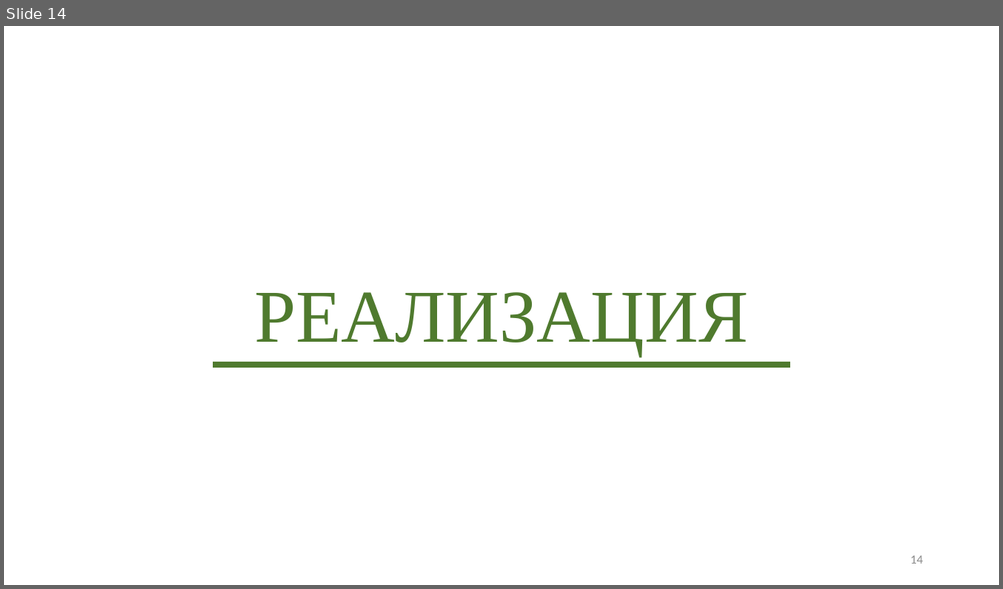
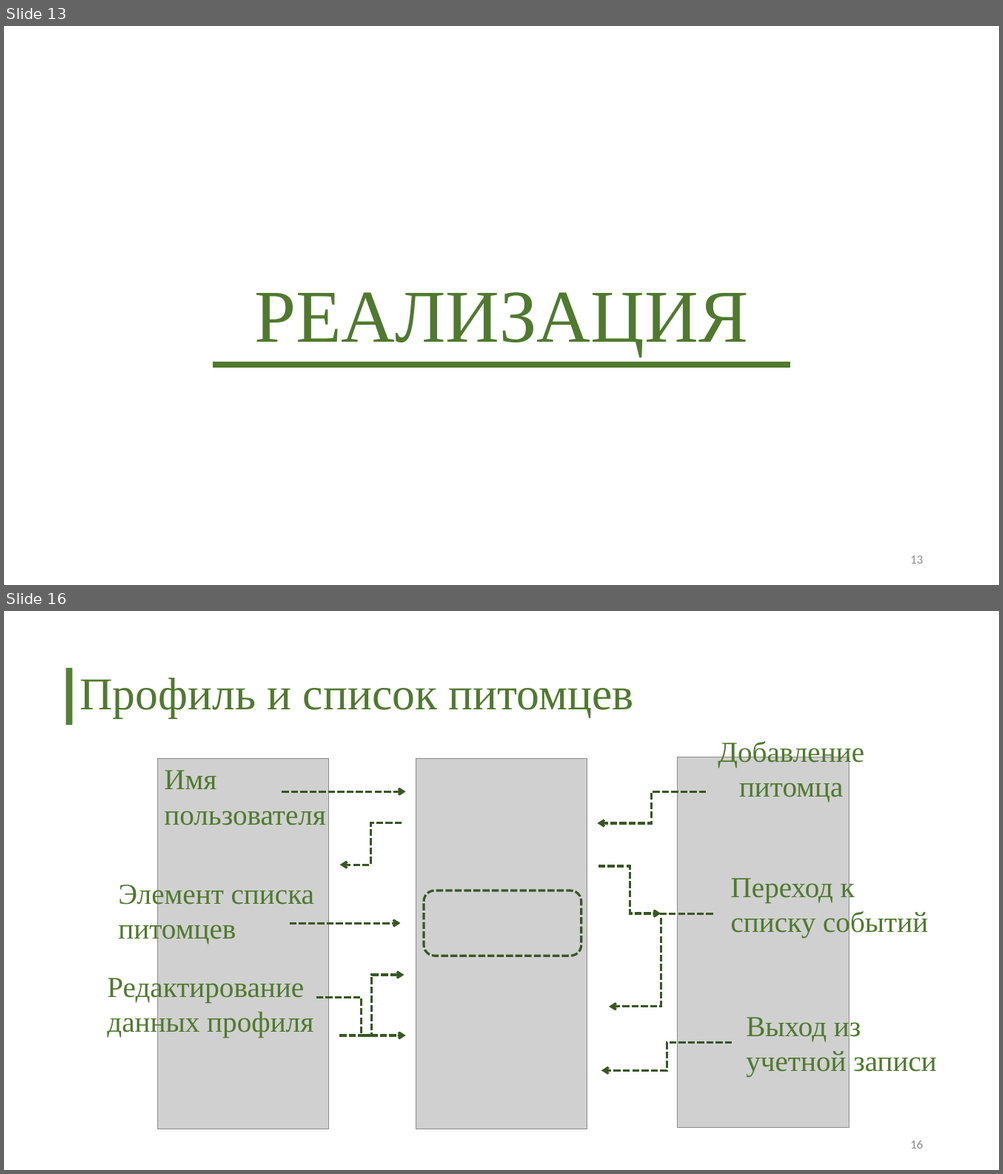
Before and after one commit to polyafedosova/TP-5.2-5, a slide deck: Documentation/Презентация.pptx. Shown one above the other, each under a label of ours: slide 14 before the commit, slides 13 and 16 after it; the slides between them are not shown. The pictures are 1003x589 and 1003x1174 pixels, drawn with LibreOffice and Linux fonts; fonts in the diff are those of the drawing; grey boxes stand for pictures. Boxes give left, top, right and bottom in pixels: in the first picture for what was removed or moved away, otherwise in the second. Text is boxed around its words. In the diff, an @@ line names an element or a change of style, - is before the commit and + after.

```diff
--- a/Documentation/Презентация.pptx
+++ b/Documentation/Презентация.pptx
@@ slide 16 added at (4,611,999,1170), background #FFFFFF @@
@@ rectangle added at (65,668,72,725), fill #548235 @@
@@ title added at (79,678,634,718), 44 pt, text #4F7A2E @@
+Профиль и список питомцев
@@ text added at (717,740,864,803), 28 pt, text #4F7A2E @@
+Добавление питомца
@@ picture added at (158,759,329,1130) @@
@@ picture added at (416,759,586,1130) @@
@@ picture added at (677,758,848,1128) @@
@@ text added at (164,770,326,826), 28 pt, text #4F7A2E @@
+Имя пользователя
@@ arrow added from (282, 792) to (405, 792), #385723 2.25 pt dashed @@
@@ elbow arrow added from (706, 792) to (597, 823), #385723 2.25 pt dashed @@
@@ elbow arrow added from (401, 823) to (340, 865), #385723 2.25 pt dashed @@
@@ elbow arrow added from (599, 866) to (660, 914), #385723 2.25 pt dashed @@
@@ text added at (731,875,928,938), 28 pt, text #4F7A2E @@
+Переход к списку событий
@@ text added at (118,881,314,944), 28 pt, text #4F7A2E @@
+Элемент списка питомцев
@@ rounded rectangle added at (424,891,580,957), outline #385723 2.25 pt dashed @@
@@ elbow arrow added from (713, 914) to (609, 1007), #385723 2.25 pt dashed @@
@@ arrow added from (290, 923) to (400, 923), #385723 2.25 pt dashed @@
@@ text added at (107,975,313,1038), 28 pt, text #4F7A2E @@
+Редактирование данных профиля
@@ elbow arrow added from (340, 1036) to (404, 975), #385723 2.25 pt dashed @@
@@ elbow arrow added from (316, 997) to (405, 1036), #385723 2.25 pt dashed @@
@@ text added at (745,1014,936,1076), 28 pt, text #4F7A2E @@
+Выход из учетной записи
@@ elbow arrow added from (732, 1043) to (601, 1071), #385723 2.25 pt dashed @@
@@ page number added at (910,1141,922,1149), 12 pt, text #8C8C8C @@
+16
@@ what was slide 14 is now slide 13 @@
@@ page number at (910,556,922,564): text changed @@
-14
+13
```
Also in this commit, not shown: 7 slides changed, 8 other slides added, 11 slides removed.
